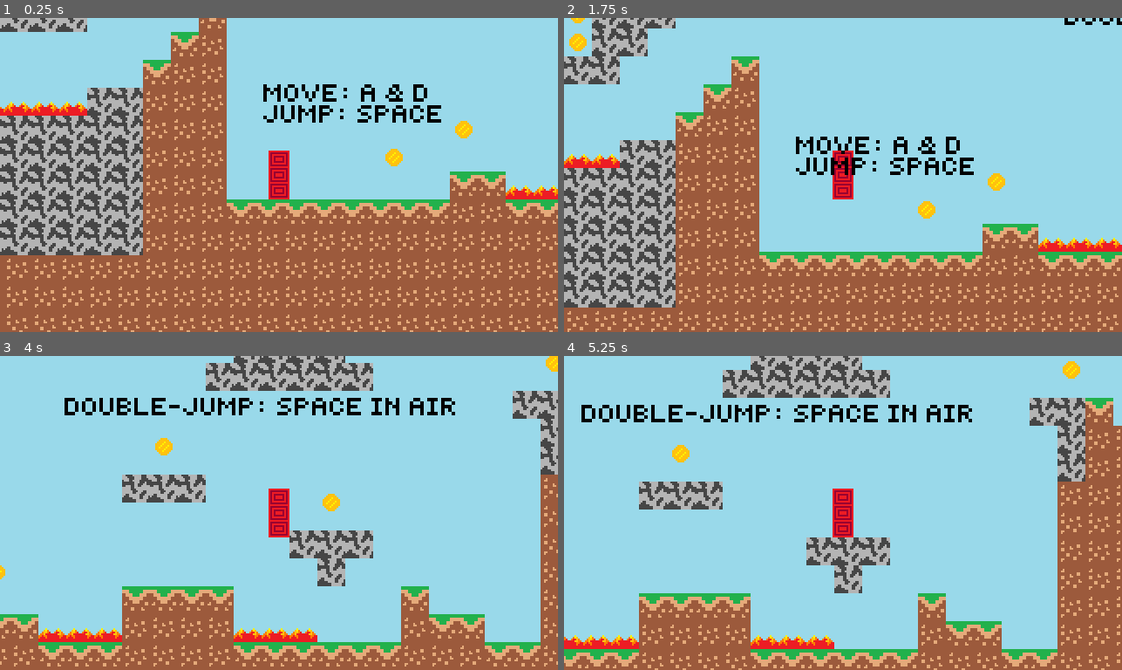
Above: before the commit, frames 1-4 (two rows, left to right).
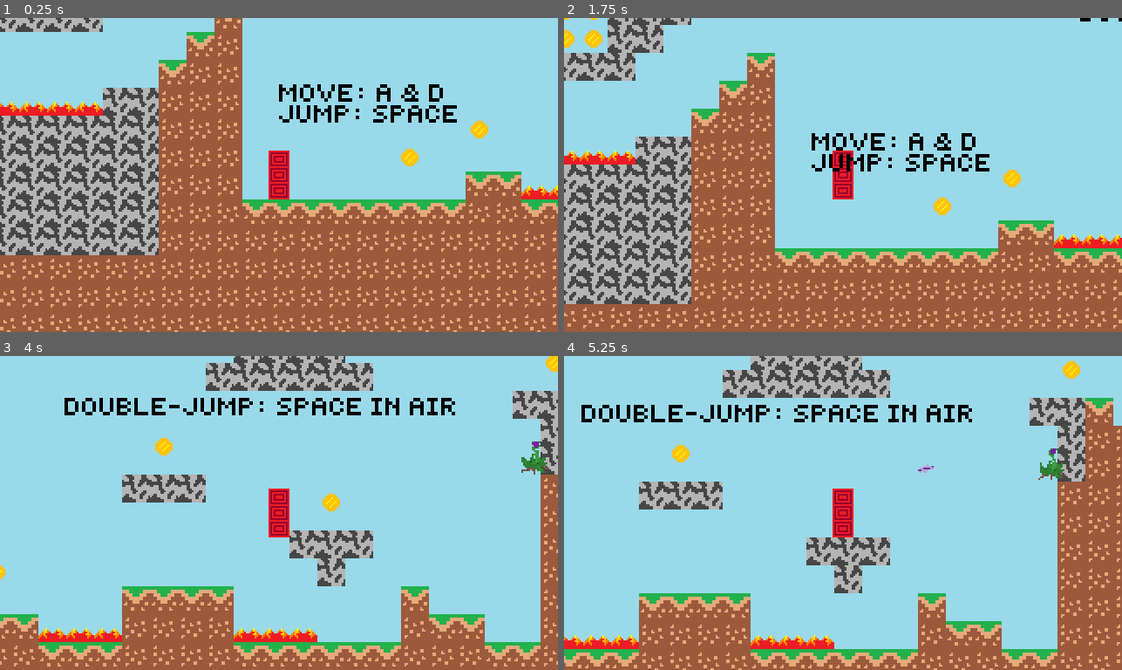
Above: after the commit, the same moments.

Repository: daphnewilkerson/cs247g
Game: Godot game, scene res://world.tscn
The game is run twice, just before and just after one commit, with the same random seed, the same clock (stepped at 60 frames per second) and the same inputs.
Inputs:
- Up to frame 1 (0.25 s): no input
- Up to frame 2 (1.75 s): tap Enter at 0.5 s; hold D (move_right) from 0.53 s (still down); tap Shift (dash) at 0.6, 1.35 s; tap Space (jump) at 0.77, 1.52 s
- Up to frame 3 (4 s): release D (move_right) at 2.03 s; hold A (move_left) 2.03-2.78 s; tap Shift (dash) at 2.1, 2.85, 3.6 s; tap Space (jump) at 2.75, 3.02, 3.77 s; hold D (move_right) from 2.78 s (still down)
- Up to frame 4 (5.25 s): release D (move_right) at 4.28 s; hold A (move_left) 4.28-5.03 s; tap Shift (dash) at 4.35, 5.1 s; tap Space (jump) at 4.52 s; hold D (move_right) from 5.03 s (still down)

The runs differ from the first frame. In frame 1, 23% of the frame differs, in the area x 0-100%, y 0-100%; in frame 2, 22%; in frame 3, 0.2%; in frame 4, 0.3%.

Commit message:
enemies

Diff:
--- /dev/null
+++ b/Viracocha's Return/Goomba.gd
@@ -0,0 +1,23 @@
+extends CharacterBody2D
+
+
+const SPEED = -30.0
+const JUMP_VELOCITY = -400.0
+
+# Get the gravity from the project settings to be synced with RigidBody nodes.
+var gravity = ProjectSettings.get_setting("physics/2d/default_gravity")
+
+func _physics_process(delta):
+
+	velocity.x = SPEED
+
+	# Add the gravity.
+	if not is_on_floor():
+		velocity.y += gravity * delta
+
+	var collision = move_and_collide(velocity * delta)
+	if collision:
+		velocity = velocity.bounce(collision.get_normal())
+		var collider = collision.get_collider()
+		if collider is CharacterBody2D:
+			print('player hit')
--- a/Viracocha's Return/PlayerBody.gd
+++ b/Viracocha's Return/PlayerBody.gd
@@ -20,7 +20,6 @@
 
 # Get the gravity from the project settings to be synced with RigidBody nodes.
 var gravity = ProjectSettings.get_setting("physics/2d/default_gravity")
-
 
 func _physics_process(delta):
 	# Add the gravity.
--- /dev/null
+++ b/Viracocha's Return/blow_dart_guy.gd
@@ -0,0 +1,24 @@
+extends CharacterBody2D
+class_name Flower
+
+var Dart = preload("res://flower_dart.tscn")
+
+const SPEED = 300.0
+const JUMP_VELOCITY = -400.0
+
+@onready var player = get_tree().get_nodes_in_group("player")[0]
+
+# Get the gravity from the project settings to be synced with RigidBody nodes.
+var gravity = ProjectSettings.get_setting("physics/2d/default_gravity")
+
+func shoot():
+	var d = Dart.instantiate()
+	d.global_position = $Muzzle.global_position
+	var dir = (player.global_position - $Muzzle.global_position).normalized()
+	d.global_rotation = dir.angle()
+	d.direction = dir
+#	d.start($Muzzle.global_position, dir.angle() + PI / 2.0)
+	get_tree().root.add_child(d)
+
+func _on_shoot_timer_timeout():
+	shoot()
--- /dev/null
+++ b/Viracocha's Return/dart.gd
@@ -0,0 +1,22 @@
+extends CharacterBody2D
+class_name Dart
+
+const SPEED = 100.0
+const JUMP_VELOCITY = -400.0
+
+# Get the gravity from the project settings to be synced with RigidBody nodes.
+var gravity = ProjectSettings.get_setting("physics/2d/default_gravity")
+var direction: Vector2 = Vector2.LEFT
+
+func _process(delta):
+	translate(direction*SPEED*delta)
+
+func _physics_process(delta):
+	var collision = move_and_collide(velocity * delta)
+	if collision:
+		var collider = collision.get_collider()
+		if collider is PlayerBody:
+			get_tree().reload_current_scene()
+		if collider is Flower:
+			return
+		queue_free()
--- /dev/null
+++ b/Viracocha's Return/dart_blower.gd
@@ -0,0 +1,39 @@
+extends CharacterBody2D
+class_name DartBlower
+var Dart = preload("res://flower_dart.tscn")
+
+const SPEED = -20.0
+const JUMP_VELOCITY = -400.0
+
+@onready var player = get_tree().get_nodes_in_group("player")[0]
+
+# Get the gravity from the project settings to be synced with RigidBody nodes.
+var gravity = ProjectSettings.get_setting("physics/2d/default_gravity")
+
+func shoot():
+	var d = Dart.instantiate()
+	d.global_position = $Mouth.global_position
+	var dir = (player.global_position - $Mouth.global_position).normalized()
+	d.global_rotation = dir.angle()
+	d.direction = dir
+	get_tree().root.add_child(d)
+
+func _physics_process(delta):
+	pass
+#	velocity.x = SPEED
+#
+#	# Add the gravity.
+#	if not is_on_floor():
+#		velocity.y += gravity * delta
+#
+#	var collision = move_and_collide(velocity * delta)
+#	if collision:
+#		velocity = velocity.bounce(collision.get_normal())
+#		var collider = collision.get_collider()
+#		if collider is CharacterBody2D:
+#			print('player hit')
+
+
+
+func _on_shoot_timer_timeout():
+	shoot()
--- /dev/null
+++ b/Viracocha's Return/dart_blower.tscn
@@ -0,0 +1,39 @@
+[gd_scene load_steps=5 format=3 uid="uid://dhanqw2hcjwp5"]
+
+[ext_resource type="Script" path="res://dart_blower.gd" id="1_p3vd7"]
+[ext_resource type="Texture2D" uid="uid://doc6ugjqcasrr" path="res://shyguy.png" id="2_l84a1"]
+
+[sub_resource type="RectangleShape2D" id="RectangleShape2D_iwbck"]
+size = Vector2(16, 24)
+
+[sub_resource type="SpriteFrames" id="SpriteFrames_hmkr5"]
+animations = [{
+"frames": [{
+"duration": 1.0,
+"texture": ExtResource("2_l84a1")
+}],
+"loop": true,
+"name": &"default",
+"speed": 5.0
+}]
+
+[node name="DartBlower" type="CharacterBody2D"]
+script = ExtResource("1_p3vd7")
+
+[node name="CollisionShape2D" type="CollisionShape2D" parent="."]
+position = Vector2(0, -5)
+shape = SubResource("RectangleShape2D_iwbck")
+
+[node name="AnimatedSprite2D" type="AnimatedSprite2D" parent="."]
+position = Vector2(0, -5)
+scale = Vector2(0.03025, 0.03025)
+sprite_frames = SubResource("SpriteFrames_hmkr5")
+
+[node name="Mouth" type="Marker2D" parent="."]
+position = Vector2(-14, -12)
+
+[node name="ShootTimer" type="Timer" parent="."]
+wait_time = 3.0
+autostart = true
+
+[connection signal="timeout" from="ShootTimer" to="." method="_on_shoot_timer_timeout"]
--- /dev/null
+++ b/Viracocha's Return/flower.tscn
@@ -0,0 +1,37 @@
+[gd_scene load_steps=4 format=3 uid="uid://orikmctlfyuj"]
+
+[ext_resource type="Texture2D" uid="uid://ngx5uwxn2jq7" path="res://flower.png" id="1_puy3m"]
+[ext_resource type="Script" path="res://blow_dart_guy.gd" id="1_sihnd"]
+
+[sub_resource type="SpriteFrames" id="SpriteFrames_qs4c8"]
+animations = [{
+"frames": [{
+"duration": 1.0,
+"texture": ExtResource("1_puy3m")
+}],
+"loop": true,
+"name": &"default",
+"speed": 5.0
+}]
+
+[node name="Flower" type="CharacterBody2D"]
+script = ExtResource("1_sihnd")
+
+[node name="AnimatedSprite2D" type="AnimatedSprite2D" parent="."]
+position = Vector2(1, -1)
+scale = Vector2(0.017625, 0.017625)
+sprite_frames = SubResource("SpriteFrames_qs4c8")
+
+[node name="CollisionPolygon2D" type="CollisionPolygon2D" parent="."]
+position = Vector2(1, -1)
+scale = Vector2(4.23437, 4.23438)
+polygon = PackedVector2Array(0, 2, 1, 2, 2, 1, 2, 0, 1, -2, 0, -3, -0.94465, -1.65314, -2, 0, -2, 2)
+
+[node name="ShootTimer" type="Timer" parent="."]
+wait_time = 3.0
+autostart = true
+
+[node name="Muzzle" type="Marker2D" parent="."]
+position = Vector2(-5, -10)
+
+[connection signal="timeout" from="ShootTimer" to="." method="_on_shoot_timer_timeout"]
--- /dev/null
+++ b/Viracocha's Return/flower_dart.tscn
@@ -0,0 +1,19 @@
+[gd_scene load_steps=4 format=3 uid="uid://beob62rg7l30m"]
+
+[ext_resource type="Script" path="res://dart.gd" id="1_dbepp"]
+[ext_resource type="Texture2D" uid="uid://dhef4m5hdibk7" path="res://dart.png" id="2_e5qus"]
+
+[sub_resource type="RectangleShape2D" id="RectangleShape2D_g0ecy"]
+size = Vector2(10, 5)
+
+[node name="Dart" type="CharacterBody2D"]
+script = ExtResource("1_dbepp")
+
+[node name="Sprite2D" type="Sprite2D" parent="."]
+position = Vector2(-5, -7.10543e-15)
+scale = Vector2(0.77125, 0.811835)
+texture = ExtResource("2_e5qus")
+
+[node name="CollisionShape2D" type="CollisionShape2D" parent="."]
+position = Vector2(-5, 0)
+shape = SubResource("RectangleShape2D_g0ecy")
--- /dev/null
+++ b/Viracocha's Return/goomba.tscn
@@ -0,0 +1,16 @@
+[gd_scene load_steps=4 format=3 uid="uid://cpajba3g24htg"]
+
+[ext_resource type="Script" path="res://Goomba.gd" id="1_v7tpd"]
+[ext_resource type="Texture2D" uid="uid://sbki1maegd58" path="res://goomba.png" id="2_b4a17"]
+
+[sub_resource type="CircleShape2D" id="CircleShape2D_68ah7"]
+
+[node name="Goomba" type="CharacterBody2D"]
+script = ExtResource("1_v7tpd")
+
+[node name="CollisionShape2D" type="CollisionShape2D" parent="."]
+shape = SubResource("CircleShape2D_68ah7")
+
+[node name="Sprite2D" type="Sprite2D" parent="."]
+scale = Vector2(0.032, 0.032)
+texture = ExtResource("2_b4a17")
--- /dev/null
+++ b/Viracocha's Return/mob.gd
@@ -0,0 +1,21 @@
+extends RigidBody2D
+class_name Mob
+
+signal hit
+
+# Called when the node enters the scene tree for the first time.
+func _ready():
+	pass # Replace with function body.
+
+
+# Called every frame. 'delta' is the elapsed time since the previous frame.
+func _process(delta):
+	pass
+
+
+func _on_body_entered(body):
+	print(body)
+
+
+func _on_body_shape_entered(body_rid, body, body_shape_index, local_shape_index):
+	print('hi')
--- /dev/null
+++ b/Viracocha's Return/mob.tscn
@@ -0,0 +1,35 @@
+[gd_scene load_steps=5 format=3 uid="uid://fpstjsikqfd7"]
+
+[ext_resource type="Texture2D" uid="uid://sbki1maegd58" path="res://goomba.png" id="1_6lg02"]
+[ext_resource type="Script" path="res://mob.gd" id="1_ustus"]
+
+[sub_resource type="SpriteFrames" id="SpriteFrames_cuvv4"]
+animations = [{
+"frames": [{
+"duration": 1.0,
+"texture": ExtResource("1_6lg02")
+}],
+"loop": true,
+"name": &"default",
+"speed": 5.0
+}]
+
+[sub_resource type="CircleShape2D" id="CircleShape2D_4s0rc"]
+radius = 11.0
+
+[node name="Mob" type="RigidBody2D"]
+gravity_scale = 2.66454e-15
+script = ExtResource("1_ustus")
+metadata/_edit_group_ = true
+
+[node name="AnimatedSprite2D" type="AnimatedSprite2D" parent="."]
+scale = Vector2(0.034, 0.034)
+sprite_frames = SubResource("SpriteFrames_cuvv4")
+
+[node name="VisibleOnScreenNotifier2D" type="VisibleOnScreenNotifier2D" parent="."]
+
+[node name="CollisionShape2D" type="CollisionShape2D" parent="."]
+shape = SubResource("CircleShape2D_4s0rc")
+
+[connection signal="body_entered" from="." to="." method="_on_body_entered"]
+[connection signal="body_shape_entered" from="." to="." method="_on_body_shape_entered"]
--- a/Viracocha's Return/player_body.tscn
+++ b/Viracocha's Return/player_body.tscn
@@ -12,11 +12,10 @@
 SPEED = 100.0
 JUMP_VELOCITY = -180.0
 
-[node name="CollisionShape2D" type="CollisionShape2D" parent="."]
+[node name="CollisionShape2D2" type="CollisionShape2D" parent="."]
 shape = SubResource("RectangleShape2D_t8l4p")
 
 [node name="Sprite2D" type="Sprite2D" parent="."]
-position = Vector2(0, -4.76837e-07)
 texture = ExtResource("2_xhi8t")
 region_enabled = true
 region_rect = Rect2(18, 4, 12, 28)
--- /dev/null
+++ b/Viracocha's Return/world.gd
@@ -0,0 +1,10 @@
+extends Node2D
+
+# Called when the node enters the scene tree for the first time.
+func _ready():
+	pass
+
+
+# Called every frame. 'delta' is the elapsed time since the previous frame.
+func _process(delta):
+	pass
--- a/Viracocha's Return/world.tscn
+++ b/Viracocha's Return/world.tscn
@@ -1,10 +1,12 @@
-[gd_scene load_steps=8 format=3 uid="uid://dej08ocwelppw"]
+[gd_scene load_steps=10 format=3 uid="uid://ccelh4refp3bj"]
 
 [ext_resource type="PackedScene" uid="uid://b4o4r0fmvnekl" path="res://fire.tscn" id="1_87ee0"]
+[ext_resource type="Script" path="res://world.gd" id="1_xeghi"]
 [ext_resource type="PackedScene" uid="uid://bl8j1qnj24jrm" path="res://player_body.tscn" id="2_fxdjd"]
 [ext_resource type="Texture2D" uid="uid://4qbshgs8pmdv" path="res://viracochaTileset1.png" id="3_q85l8"]
 [ext_resource type="PackedScene" uid="uid://d4ae0qs2oaxt6" path="res://coin.tscn" id="4_c6alj"]
 [ext_resource type="Texture2D" uid="uid://ctf4esmjx4ykb" path="res://pixilart-drawing (2).png" id="5_volvl"]
+[ext_resource type="PackedScene" uid="uid://orikmctlfyuj" path="res://flower.tscn" id="7_lg8ov"]
 
 [sub_resource type="TileSetAtlasSource" id="TileSetAtlasSource_pgw5d"]
 texture = ExtResource("3_q85l8")
@@ -49,14 +51,16 @@
 
 [node name="World" type="Node2D"]
 position = Vector2(72, 96)
+script = ExtResource("1_xeghi")
 
 [node name="TileMap2" type="TileMap" parent="."]
 tile_set = SubResource("TileSet_mpes7")
 format = 2
 layer_0/tile_data = PackedInt32Array(262149, 0, 0, 262150, 0, 0, 262148, 0, 0, 262151, 0, 1, 262152, 0, 1, 262153, 0, 0 …(102814 unchanged characters)…
 
-[node name="PlayerBody" parent="." instance=ExtResource("2_fxdjd")]
-position = Vector2(14, 48)
+[node name="PlayerBody" parent="." groups=["player"] instance=ExtResource("2_fxdjd")]
+position = Vector2(5, 50)
+metadata/_edit_group_ = true
 
 [node name="Fire" parent="." instance=ExtResource("1_87ee0")]
 position = Vector2(152, 60)
@@ -225,3 +229,12 @@
 texture = ExtResource("5_volvl")
 region_enabled = true
 region_rect = Rect2(7, 238, 223, 15)
+
+[node name="Flower" parent="." groups=["flower"] instance=ExtResource("7_lg8ov")]
+position = Vector2(428, -40)
+
+[node name="Flower2" parent="." groups=["flower"] instance=ExtResource("7_lg8ov")]
+position = Vector2(476, -184)
+
+[node name="Flower3" parent="." groups=["flower"] instance=ExtResource("7_lg8ov")]
+position = Vector2(685, -41)
Binary file added: Viracocha's Return/dart.png
Not shown, added: Viracocha's Return/dart.png.import
Binary file added: Viracocha's Return/flower.png
Not shown, added: Viracocha's Return/flower.png.import
Binary file added: Viracocha's Return/goomba.png
Not shown, added: Viracocha's Return/goomba.png.import
Binary file added: Viracocha's Return/shyguy.png
Not shown, added: Viracocha's Return/shyguy.png.import
